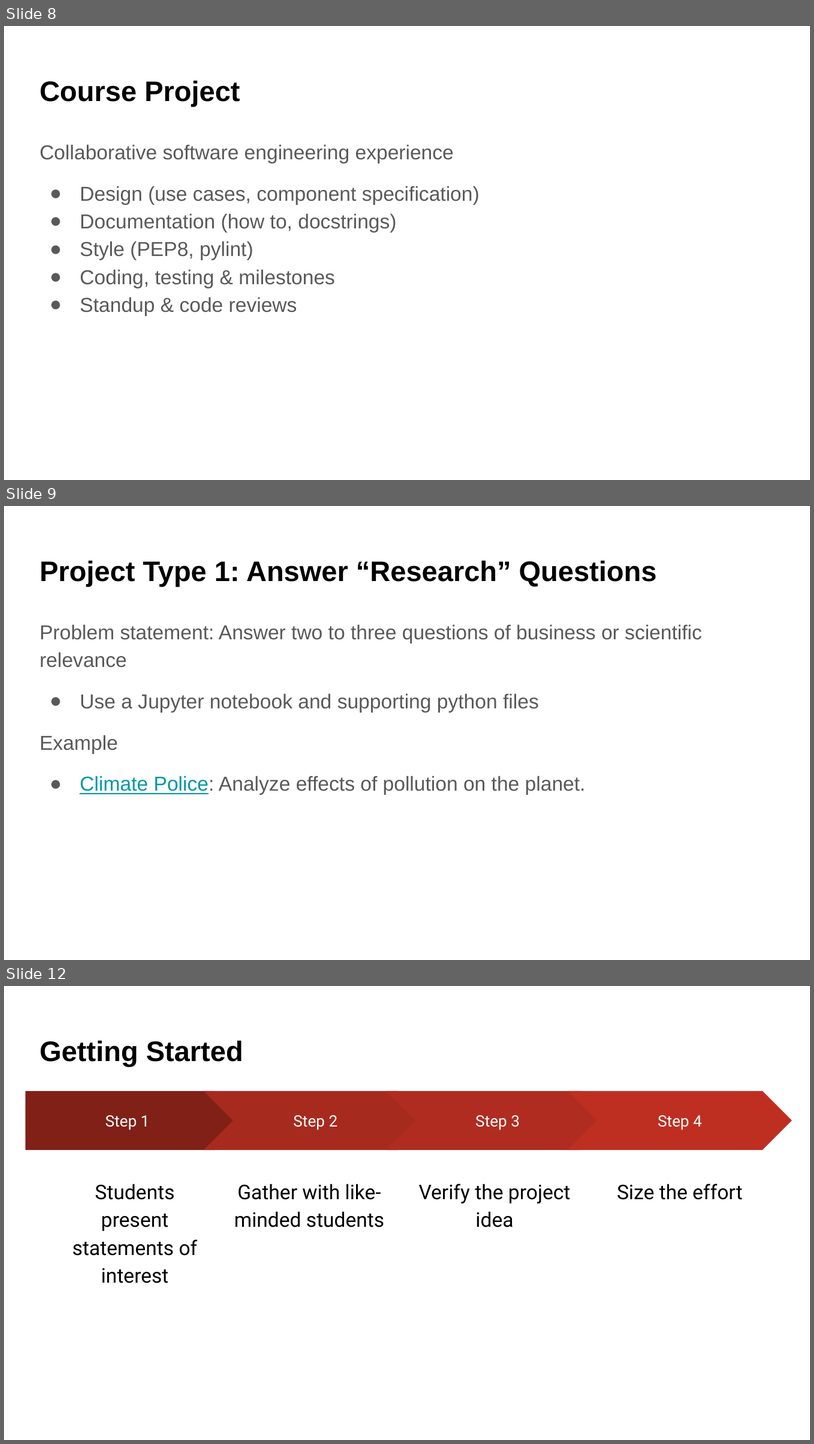
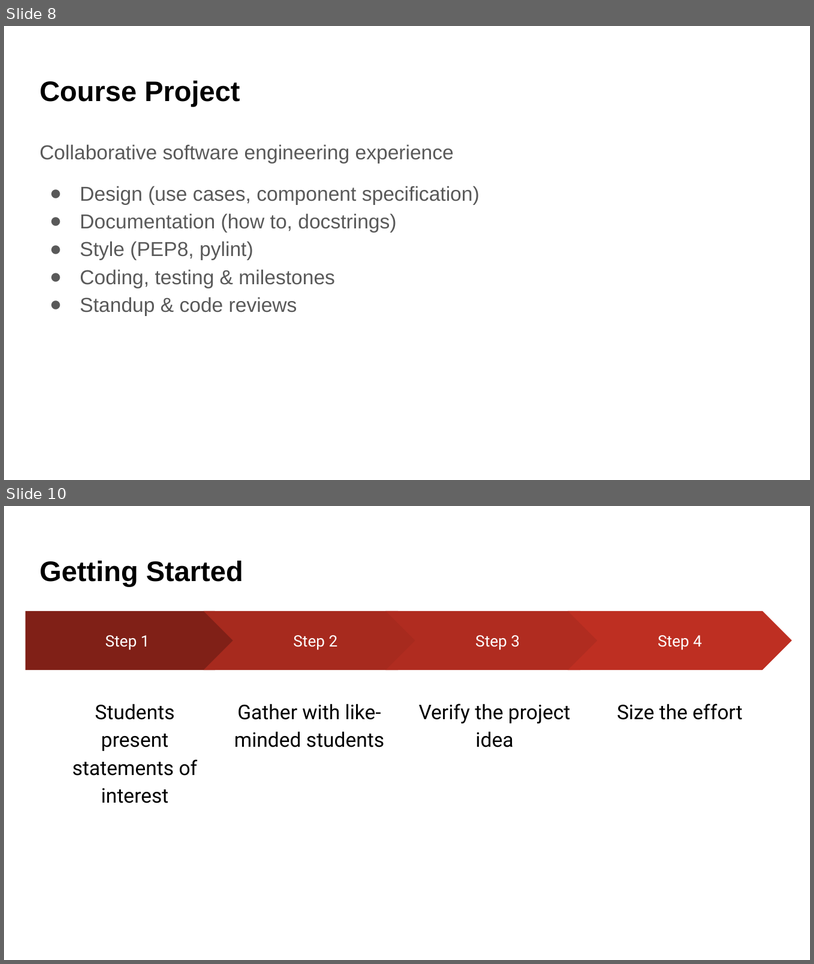
Before and after one commit to UWDATA515/lecture-materials, a slide deck: 01/DATA515_01_Introduction.pptx. Shown one above the other, each under a label of ours: slides 8, 9 and 12 before the commit, slides 8 and 10 after it; the slides between them are not shown. The pictures are 814x1444 and 814x964 pixels, drawn with LibreOffice and Linux fonts; fonts in the diff are those of the drawing; background and template pictures are left out. Boxes give left, top, right and bottom in pixels: in the first picture for what was removed or moved away, otherwise in the second. Text is boxed around its words. In the diff, an @@ line names an element or a change of style, - is before the commit and + after.

```diff
--- a/01/DATA515_01_Introduction.pptx
+++ b/01/DATA515_01_Introduction.pptx
@@ slide 9 removed at [4, 506, 810, 960], background picture (left out) @@
@@ title removed at [39, 561, 657, 586] @@
-Project Type 1: Answer “Research” Questions
@@ text removed at [39, 624, 702, 795] @@
-Problem statement: Answer two to three questions of business or scientific relevance
-● Use a Jupyter notebook and supporting python files
-Example
-● Climate Police: Analyze effects of pollution on the planet.
@@ what was slide 12 is now slide 10 @@
```
Also in this commit, not shown: 5 slides changed, 1 slide added, 5 other slides removed, 2 other files.
